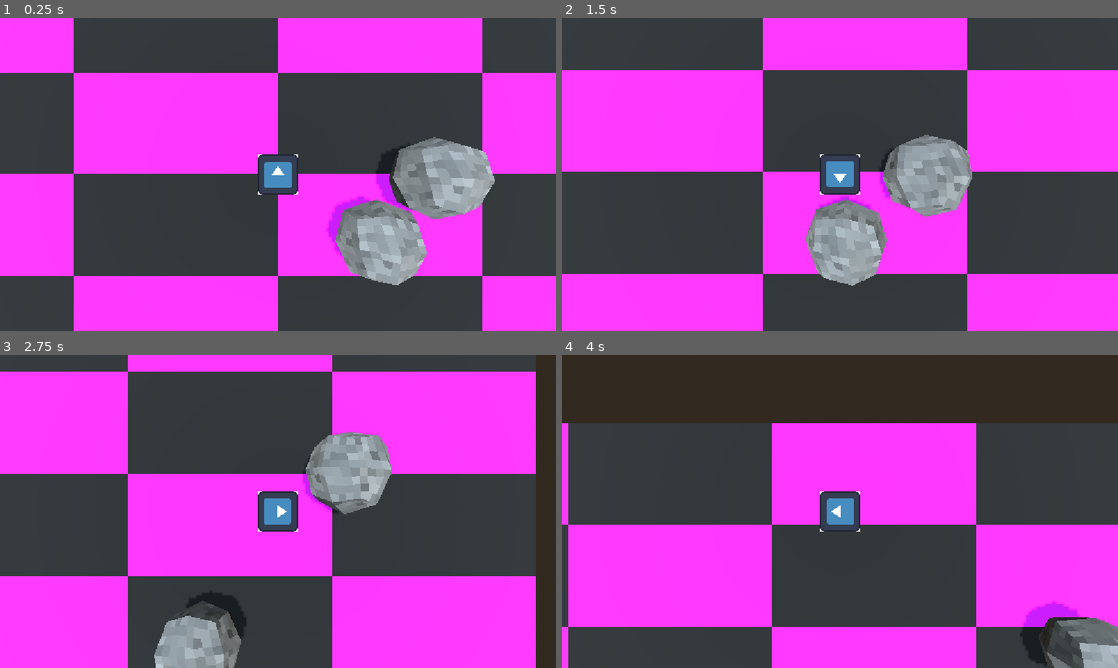
Above: before the commit, frames 1-4 (two rows, left to right).
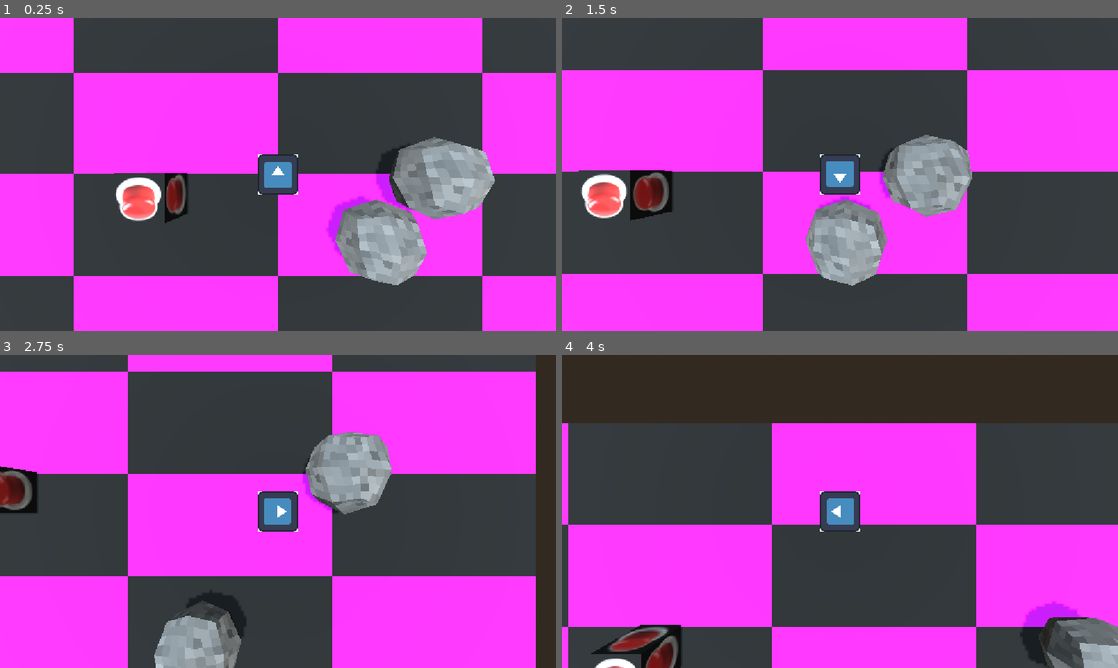
Above: after the commit, the same moments.

Repository: GammaRayTea/project-3-primordial-mass
Game: Godot game, scene res://main.tscn
Same seed, same stepped clock (60 frames per second), same inputs: the game is played once before the commit and once after it. The engine's default icon, where the game draws it, is replaced by a stand-in: a white triangle on a blue panel in a dark square.
Inputs:
- Up to frame 1 (0.25 s): no input
- Up to frame 2 (1.5 s): tap Enter at 0.5 s; hold D (move_right) 0.53-1.28 s; tap E (interact, bound only after the commit) at 0.6, 1.35 s; hold S (move_down) from 1.28 s (still down)
- Up to frame 3 (2.75 s): release S (move_down) at 2.03 s; hold D (move_right) from 2.03 s (still down); tap E (interact, bound only after the commit) at 2.1 s
- Up to frame 4 (4 s): release D (move_right) at 2.78 s; hold W (move_up) 2.78-3.53 s; tap E (interact, bound only after the commit) at 2.85, 3.6 s; hold A (move_left) from 3.53 s (still down)

The runs differ from the first frame. In frame 1, 1.5% of the frame differs, in the area x 20-34%, y 49-66%; in frame 2, 2.0%, in the area x 3-20%, y 48-65%; in frame 3, 0.9%; in frame 4, 1.5%.

Commit message:
interactable button

Diff:
--- /dev/null
+++ b/game/interactables/control_elements/button/button.gd
@@ -0,0 +1,15 @@
+extends ControlInteractable
+
+## If [code]false[/code], will only emit Signal [code]on_actiation[/code]. Otherwise, will emit Signal [code]on_deactiation[/code] after [param time_delta] seconds.
+@export var turn_off = false
+## Deactivation offset in seconds
+@export var time_delta = 0
+func activate() -> void:
+	on_activation.emit()
+	print("button pressed")
+	if turn_off:
+		await get_tree().create_timer(time_delta).timeout
+		deactivate()
+
+func deactivate() -> void:
+	pass
--- /dev/null
+++ b/game/interactables/control_elements/button/button.tscn
@@ -0,0 +1,38 @@
+[gd_scene format=3 uid="uid://chhwtehoo1ycb"]
+
+[ext_resource type="Texture2D" uid="uid://jt2wig6v7kt5" path="res://assets/interactables/control_elements/buttons_PNG52-1350505328.png" id="1_gu1mn"]
+[ext_resource type="Script" uid="uid://iitogkx04dsq" path="res://game/interactables/control_elements/button/button.gd" id="1_skx7b"]
+[ext_resource type="PackedScene" uid="uid://c8kkrfis3hku8" path="res://game/interactables/control_elements/indicator/indicator.tscn" id="3_1pe2k"]
+[ext_resource type="Script" uid="uid://cuon1d6qjf5qt" path="res://game/interaction_boxes/interaction_box.gd" id="4_73v77"]
+
+[sub_resource type="StandardMaterial3D" id="StandardMaterial3D_10fwe"]
+albedo_texture = ExtResource("1_gu1mn")
+uv1_scale = Vector3(3, 2, 3)
+
+[sub_resource type="BoxMesh" id="BoxMesh_kpvxy"]
+material = SubResource("StandardMaterial3D_10fwe")
+
+[sub_resource type="BoxShape3D" id="BoxShape3D_73v77"]
+
+[node name="Button" type="Node3D" unique_id=1216729284 node_paths=PackedStringArray("indicator")]
+script = ExtResource("1_skx7b")
+indicator = NodePath("Indicator")
+
+[node name="Visuals" type="Node3D" parent="." unique_id=1785246419]
+
+[node name="MeshInstance3D" type="MeshInstance3D" parent="Visuals" unique_id=616390584]
+mesh = SubResource("BoxMesh_kpvxy")
+
+[node name="Indicator" parent="." unique_id=323869586 instance=ExtResource("3_1pe2k")]
+transform = Transform3D(1, 0, 0, 0, -4.371139e-08, -1, 0, 1, -4.371139e-08, 0, 0.913499, 0)
+visible = false
+
+[node name="InteractionBox" type="Area3D" parent="." unique_id=1375010260 node_paths=PackedStringArray("target")]
+collision_layer = 32
+collision_mask = 32
+script = ExtResource("4_73v77")
+target = NodePath("..")
+metadata/_custom_type_script = "uid://cuon1d6qjf5qt"
+
+[node name="CollisionShape3D" type="CollisionShape3D" parent="InteractionBox" unique_id=1047566199]
+shape = SubResource("BoxShape3D_73v77")
--- /dev/null
+++ b/game/interactables/control_elements/control_element.gd
@@ -0,0 +1,27 @@
+@abstract class_name ControlInteractable extends Node3D
+
+@export var indicator:Node3D
+
+signal on_activation
+signal on_deactivation
+
+func _get_configuration_warnings() -> PackedStringArray:
+	var area = null
+	var warnings = PackedStringArray()
+	for child in get_children():
+		if child is InteractionBox:
+			area = child
+			if area.area_entered.has_connections() == false:
+				warnings.append("Connect area_entered of InteractionBox to onInteractionAreaEntered")
+
+	if area == null:
+		warnings.append("Add an InteractioBox Node as an interaction box for the player!")
+	return warnings
+
+func _init() -> void:
+	update_configuration_warnings()
+
+
+
+@abstract func activate() -> void
+@abstract func deactivate() -> void
--- /dev/null
+++ b/game/interactables/control_elements/indicator/indicator.tscn
@@ -0,0 +1,55 @@
+[gd_scene format=3 uid="uid://c8kkrfis3hku8"]
+
+[sub_resource type="Gradient" id="Gradient_1pe2k"]
+colors = PackedColorArray(1, 0, 0, 0.25490198, 1, 1, 1, 1)
+
+[sub_resource type="GradientTexture2D" id="GradientTexture2D_kpvxy"]
+gradient = SubResource("Gradient_1pe2k")
+fill = 3
+fill_from = Vector2(0.5, 0.5)
+fill_to = Vector2(0.5, 0)
+
+[sub_resource type="Animation" id="Animation_g7bdv"]
+length = 0.001
+tracks/0/type = "value"
+tracks/0/imported = false
+tracks/0/enabled = true
+tracks/0/path = NodePath(".:texture:fill_to")
+tracks/0/interp = 1
+tracks/0/loop_wrap = true
+tracks/0/keys = {
+"times": PackedFloat32Array(0),
+"transitions": PackedFloat32Array(1),
+"update": 0,
+"values": [Vector2(0.5, 0)]
+}
+
+[sub_resource type="Animation" id="Animation_j00qh"]
+resource_name = "swirl"
+loop_mode = 1
+tracks/0/type = "value"
+tracks/0/imported = false
+tracks/0/enabled = true
+tracks/0/path = NodePath(".:texture:fill_to")
+tracks/0/interp = 1
+tracks/0/loop_wrap = true
+tracks/0/keys = {
+"times": PackedFloat32Array(0, 0.23333333, 0.5, 0.76666665, 1),
+"transitions": PackedFloat32Array(1, 1, 1, 1, 1),
+"update": 0,
+"values": [Vector2(0.5, 0), Vector2(0, 0.5), Vector2(0.5, 1), Vector2(1, 0.5), Vector2(0.5, 0)]
+}
+
+[sub_resource type="AnimationLibrary" id="AnimationLibrary_g7bdv"]
+_data = {
+&"RESET": SubResource("Animation_g7bdv"),
+&"swirl": SubResource("Animation_j00qh")
+}
+
+[node name="Indicator" type="Sprite3D" unique_id=323869586]
+transform = Transform3D(1, 0, 0, 0, -4.371139e-08, -1, 0, 1, -4.371139e-08, 0, 0, 0)
+texture = SubResource("GradientTexture2D_kpvxy")
+
+[node name="AnimationPlayer" type="AnimationPlayer" parent="." unique_id=1382996592]
+libraries/ = SubResource("AnimationLibrary_g7bdv")
+autoplay = &"swirl"
--- a/game/interaction_boxes/interaction_box.gd
+++ b/game/interaction_boxes/interaction_box.gd
@@ -2,3 +2,9 @@
 class_name InteractionBox extends TriggerBox
 
 @export var target:Node3D
+
+func _init() -> void:
+	set_collision_mask_value(6,true)
+	set_collision_layer_value(6,true)
+	set_collision_mask_value(1,false)
+	set_collision_layer_value(1,false)
--- a/game/player/player.gd
+++ b/game/player/player.gd
@@ -17,10 +17,12 @@
 var push_target: RigidInteractable
 var push_distance:float
 
+var control_interaction_target:ControlInteractable
 
 
 func _physics_process(_delta: float) -> void:
 	var direction:Vector3 = process_movement_input()
+	process_interact_input()
 	match current_state:
 		STATE.IDLE:
 			move(_delta,direction, MAX_WALKING_SPEED, BASE_ACCELERATION)
@@ -39,6 +41,12 @@
 	var input_dir := Input.get_vector("move_left","move_right","move_up","move_down")
 	var direction := (transform.basis * Vector3(input_dir.x, 0, input_dir.y)).normalized()
 	return direction
+
+func process_interact_input() -> void:
+	if Input.is_action_just_pressed("interact"):
+
+		if control_interaction_target != null:
+			control_interaction_target.activate()
 
 func move(_delta: float, _direction:Vector3, _target_speed:float, _acceleration:float) -> void:
 	if _direction:
@@ -65,7 +73,7 @@
 func start_push():
 	push_distance = (push_target.position-position).length()
 	velocity = Vector3.ZERO
-	print(push_distance)
+
 	current_state = STATE.PUSHING
 
 func push(_delta : float, _direction) -> void:
@@ -88,3 +96,18 @@
 		if _area.target == push_target:
 			push_target = null
 			current_state = STATE.IDLE
+
+
+func on_interaction_box_entered(_area: Area3D) -> void:
+	if _area is InteractionBox:
+		if _area.target is ControlInteractable:
+			_area.target.indicator.show()
+			control_interaction_target = _area.target
+
+
+
+func on_interaction_box_exited(_area: Area3D) -> void:
+	if _area is InteractionBox:
+		if _area.target is ControlInteractable:
+			_area.target.indicator.hide()
+			control_interaction_target = null
--- a/game/player/player.tscn
+++ b/game/player/player.tscn
@@ -22,13 +22,15 @@
 [sub_resource type="BoxShape3D" id="BoxShape3D_kpvxy"]
 size = Vector3(0.5, 1, 0.28076172)
 
+[sub_resource type="BoxShape3D" id="BoxShape3D_udmuc"]
+
 [sub_resource type="CapsuleShape3D" id="CapsuleShape3D_a4w0n"]
 radius = 0.5439453
 
 [node name="Player" type="CharacterBody3D" unique_id=472072241 node_paths=PackedStringArray("rotation_pivot", "interaction_box")]
 script = ExtResource("1_b2mth")
 rotation_pivot = NodePath("RotationPivot")
-interaction_box = NodePath("RotationPivot/EnvironmentInteractionBox")
+interaction_box = NodePath("RotationPivot/PushBox")
 
 [node name="WorldCollider" type="CollisionShape3D" parent="." unique_id=1053810935]
 shape = SubResource("CapsuleShape3D_kpvxy")
@@ -47,14 +49,23 @@
 texture_filter = 0
 sprite_frames = SubResource("SpriteFrames_obar5")
 
-[node name="EnvironmentInteractionBox" type="Area3D" parent="RotationPivot" unique_id=200545129]
-collision_layer = 32
+[node name="PushBox" type="Area3D" parent="RotationPivot" unique_id=200545129]
+collision_layer = 0
 collision_mask = 32
 
-[node name="CollisionShape3D" type="CollisionShape3D" parent="RotationPivot/EnvironmentInteractionBox" unique_id=759802779]
+[node name="CollisionShape3D" type="CollisionShape3D" parent="RotationPivot/PushBox" unique_id=759802779]
 transform = Transform3D(1, 0, 0, 0, 1, 0, 0, 0, 1, 0, 0, -0.60738456)
 shape = SubResource("BoxShape3D_kpvxy")
 debug_color = Color(0.7019608, 0.49019608, 0.0627451, 0.5137255)
+
+[node name="InteractionBox" type="Area3D" parent="RotationPivot" unique_id=310000525]
+collision_layer = 0
+collision_mask = 32
+
+[node name="CollisionShape3D" type="CollisionShape3D" parent="RotationPivot/InteractionBox" unique_id=671184854]
+transform = Transform3D(1, 0, 0, 0, 1, 0, 0, 0, 1, 0, 0, -0.954497)
+shape = SubResource("BoxShape3D_udmuc")
+debug_color = Color(0.6284384, 0.52970546, 0.08941165, 0.41960785)
 
 [node name="HurtBox" type="Area3D" parent="." unique_id=711900110]
 collision_layer = 2
@@ -66,5 +77,7 @@
 shape = SubResource("CapsuleShape3D_a4w0n")
 debug_color = Color(0.93590873, 0.24546155, 0.17528254, 0.41960785)
 
-[connection signal="area_entered" from="RotationPivot/EnvironmentInteractionBox" to="." method="on_interactable_box_entered"]
-[connection signal="area_exited" from="RotationPivot/EnvironmentInteractionBox" to="." method="on_interactable_box_exited"]
+[connection signal="area_entered" from="RotationPivot/PushBox" to="." method="on_interactable_box_entered"]
+[connection signal="area_exited" from="RotationPivot/PushBox" to="." method="on_interactable_box_exited"]
+[connection signal="area_entered" from="RotationPivot/InteractionBox" to="." method="on_interaction_box_entered"]
+[connection signal="area_exited" from="RotationPivot/InteractionBox" to="." method="on_interaction_box_exited"]
--- a/main.tscn
+++ b/main.tscn
@@ -3,6 +3,7 @@
 [ext_resource type="PackedScene" uid="uid://slg88wvcuno1" path="res://game/test_room/test_room.tscn" id="1_0xm2m"]
 [ext_resource type="PackedScene" uid="uid://ct0p6npqva67" path="res://game/player/player.tscn" id="2_h2yge"]
 [ext_resource type="PackedScene" uid="uid://bqumv4uggm1d4" path="res://game/interactables/rigid_interactables/rolling_boulder/rolling_boulder.tscn" id="3_h2yge"]
+[ext_resource type="PackedScene" uid="uid://chhwtehoo1ycb" path="res://game/interactables/control_elements/button/button.tscn" id="4_1bvp3"]
 
 [sub_resource type="ProceduralSkyMaterial" id="ProceduralSkyMaterial_h2yge"]
 sky_energy_multiplier = 2.0
@@ -39,4 +40,7 @@
 transform = Transform3D(1, 0, 0, 0, -4.3711385e-08, 0.99999994, 0, -0.99999994, -4.3711385e-08, 0, 0, 0)
 shadow_enabled = true
 
+[node name="Button" parent="Game" unique_id=1394186106 instance=ExtResource("4_1bvp3")]
+transform = Transform3D(1, 0, 0, 0, 1, 0, 0, 0, 1, -2.7247126, 1.0000019, 0.46202263)
+
 [node name="UI" type="CanvasLayer" parent="." unique_id=1735095429]
--- a/project.godot
+++ b/project.godot
@@ -42,6 +42,12 @@
 "events": [Object(InputEventKey,"resource_local_to_scene":false,"resource_name":"","device":-1,"window_id":0,"alt_press …(192 unchanged characters)…
 ]
 }
+interact={
+"deadzone": 0.2,
+"events": [Object(InputEventKey,"resource_local_to_scene":false,"resource_name":"","device":-1,"window_id":0,"alt_pressed":false,"shift_pressed":false,"ctrl_pressed":false,"meta_pressed":false,"pressed":false,"keycode":0,"physical_keycode":69,"key_label":0,"unicode":101,"location":0,"echo":false,"script":null)
+, Object(InputEventKey,"resource_local_to_scene":false,"resource_name":"","device":-1,"window_id":0,"alt_pressed":false,"shift_pressed":false,"ctrl_pressed":false,"meta_pressed":false,"pressed":false,"keycode":0,"physical_keycode":32,"key_label":0,"unicode":32,"location":0,"echo":false,"script":null)
+]
+}
 
 [layer_names]
 
Binary file added: assets/interactables/control_elements/buttons_PNG52-1350505328.png
Not shown, added: assets/interactables/control_elements/buttons_PNG52-1350505328.png.import
Not shown, added: game/interactables/control_elements/button/button.gd.uid
Not shown, added: game/interactables/control_elements/control_element.gd.uid
